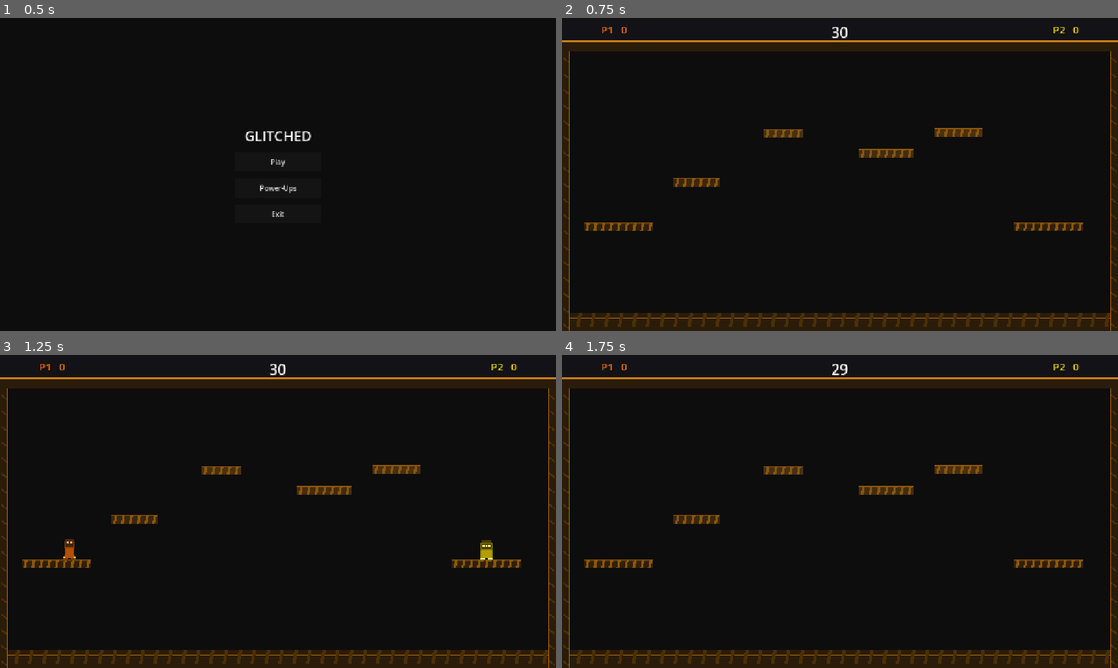
Above: before the commit, frames 1-4 (two rows, left to right).
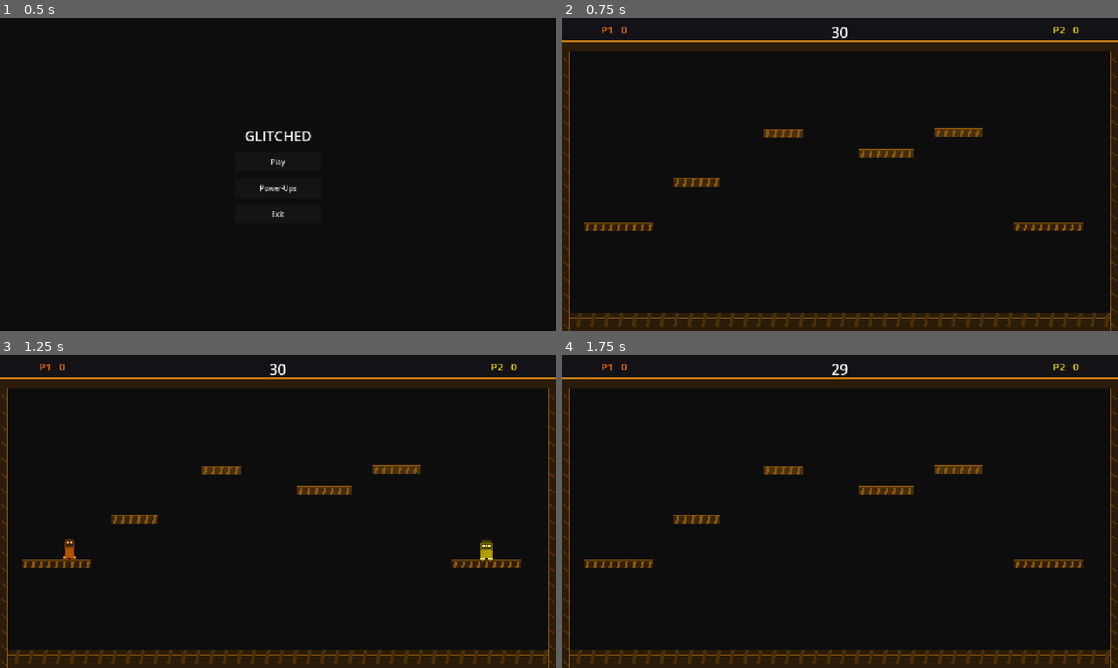
Above: after the commit, the same moments.

Repository: sfw185/Glitched
Game: Godot game, scene res://scenes/MainMenu.tscn
Two runs of this game, one before a commit and one after it. Both use one fixed random seed, a clock stepped at 60 frames per second and the inputs below.
Inputs:
- Up to frame 1 (0.5 s): no input
- Up to frame 2 (0.75 s): click "Play" at 0.5 s
- Up to frame 3 (1.25 s): no input
- Up to frame 4 (1.75 s): tap Enter at 1.25 s

Frame 1 is identical in both runs. In frame 2, less than 0.1% of the frame differs, in the area x 4-94%, y 35-66%; in frame 3, less than 0.1%; in frame 4, less than 0.1%.

Commit message:
Fixing framerate, adding pause menu

Diff:
--- a/project.godot
+++ b/project.godot
@@ -69,6 +69,11 @@
 "events": [Object(InputEventKey,"resource_local_to_scene":false,"resource_name":"","device":-1,"window_id":0,"alt_press …(195 unchanged characters)…
 ]
 }
+pause={
+"deadzone": 0.5,
+"events": [Object(InputEventKey,"resource_local_to_scene":false,"resource_name":"","device":-1,"window_id":0,"alt_pressed":false,"shift_pressed":false,"ctrl_pressed":false,"meta_pressed":false,"pressed":false,"keycode":0,"physical_keycode":4194305,"key_label":0,"unicode":0,"location":0,"echo":false,"script":null)
+]
+}
 
 [rendering]
 
--- a/scripts/game_manager.gd
+++ b/scripts/game_manager.gd
@@ -65,12 +65,21 @@
 static var _snd_round_start: AudioStreamWAV
 static var _snd_eliminate: AudioStreamWAV
 
-# Preload player script to access its enums/statics
+# Preload player script for enum/static access
 const PlayerScript = preload("res://scripts/player.gd")
+
+# Theme colours — cached from LevelGenerator in _ready() to avoid cyclic preload
+var _theme_accent: Color
+var _theme_dark: Color
 
 
 func _ready() -> void:
 	add_to_group("game_manager")
+
+	# Cache theme colours from LevelGenerator (avoids cyclic preload)
+	var lg_script = load("res://scripts/level_generator.gd")
+	_theme_accent = lg_script.theme_accent
+	_theme_dark   = lg_script.theme_dark
 
 	if _scores.size() == 0 or _scored_player_count != player_count:
 		_scores = []
@@ -93,6 +102,12 @@
 	add_child(_audio)
 
 	_play_sound(_snd_round_start)
+
+	# Pause menu — lives as a child, handles its own ESC input
+	var pause_menu_script = preload("res://scripts/pause_menu.gd")
+	var pause_menu := CanvasLayer.new()
+	pause_menu.set_script(pause_menu_script)
+	add_child(pause_menu)
 
 
 func _exit_tree() -> void:
@@ -191,7 +206,7 @@
 	if _phase_timer >= SHRINK_DURATION:
 		if not _shrink_locked:
 			_shrink_locked = true
-			var accent: Color = preload("res://scripts/level_generator.gd").theme_accent
+			var accent: Color = _theme_accent
 			_left_wall.color  = accent
 			_right_wall.color = accent
 			_update_danger_zone_visuals(false)
@@ -261,7 +276,7 @@
 
 func _setup_hud() -> void:
 	var hud: CanvasLayer = get_node("../HUD")
-	var accent: Color = preload("res://scripts/level_generator.gd").theme_accent
+	var accent: Color = _theme_accent
 
 	# HUD bar background
 	var bg := ColorRect.new()
@@ -361,9 +376,8 @@
 
 func _setup_danger_zones() -> void:
 	var hud: CanvasLayer = get_node("../HUD")
-	var LevelGen = preload("res://scripts/level_generator.gd")
-	var accent: Color = LevelGen.theme_accent
-	var dark: Color   = LevelGen.theme_dark
+	var accent: Color = _theme_accent
+	var dark: Color   = _theme_dark
 	var ov_col := Color(dark.r, dark.g, dark.b, 0.94)
 
 	_left_overlay  = _make_danger_rect(hud, ov_col)
@@ -400,7 +414,7 @@
 	_set_danger_zones_visible(true)
 
 	if pulse:
-		var a: Color = preload("res://scripts/level_generator.gd").theme_accent
+		var a: Color = _theme_accent
 		var p: float = 0.50 + 0.50 * sin(_phase_timer * PI * 4.0)
 		_left_wall.color  = Color(a.r * p, a.g * p, a.b * p, 1.0)
 		_right_wall.color = _left_wall.color
--- a/scripts/level_generator.gd
+++ b/scripts/level_generator.gd
@@ -123,14 +123,16 @@
 		Vector2(-hw, -10), Vector2(hw, -10), Vector2(hw, 10), Vector2(-hw, 10)])
 	body.add_child(base_poly)
 
-	# Theme-specific decorations
+	# Theme-specific decorations — batched to reduce node count
+	var batch := RectBatch.new(body)
 	match current_theme:
 		LevelTheme.CIRCUIT:
-			_decorate_circuit(body, hw, td_accent)
+			_decorate_circuit(batch, hw, td_accent)
 		LevelTheme.PULSE:
-			_decorate_pulse(body, hw, td_accent)
+			_decorate_pulse(batch, hw, td_accent)
 		LevelTheme.HAZARD:
-			_decorate_hazard(body, hw, td_accent)
+			_decorate_hazard(batch, hw, td_accent)
+	batch.flush()
 
 	add_child(body)
 	_last_y = cy
@@ -141,57 +143,53 @@
 # =========================================================================
 
 ## Circuit board: top edge glow, horizontal trace, via pads.
-static func _decorate_circuit(body: Node, hw: float, accent: Color) -> void:
+static func _decorate_circuit(batch: RectBatch, hw: float, accent: Color) -> void:
 	var dim := _dim_accent(accent, 0.65)
-	_add_rect(body, -hw, -10.0, hw * 2.0, 2.0, dim)
+	batch.add(-hw, -10.0, hw * 2.0, 2.0, dim)
 
 	if hw < 24.0:
 		return
 
-	_add_rect(body, -hw + 8.0, -6.0, hw * 2.0 - 16.0, 1.5, dim)
+	batch.add(-hw + 8.0, -6.0, hw * 2.0 - 16.0, 1.5, dim)
 
 	var spacing: float = maxf(18.0, (hw * 2.0 - 20.0) / 4.0)
 	var vx: float = -hw + 10.0
 	while vx < hw - 6.0:
-		_add_rect(body, vx - 2.5, -8.0, 5.0, 5.0, accent)
+		batch.add(vx - 2.5, -8.0, 5.0, 5.0, accent)
 		vx += spacing
 
-	# Corner L-brackets
-	_add_rect(body, -hw,      -10.0, 5.0, 2.0, accent)
-	_add_rect(body, -hw,      -10.0, 2.0, 5.0, accent)
-	_add_rect(body,  hw - 5.0, -10.0, 5.0, 2.0, accent)
-	_add_rect(body,  hw - 2.0, -10.0, 2.0, 5.0, accent)
+	batch.add(-hw,      -10.0, 5.0, 2.0, accent)
+	batch.add(-hw,      -10.0, 2.0, 5.0, accent)
+	batch.add( hw - 5.0, -10.0, 5.0, 2.0, accent)
+	batch.add( hw - 2.0, -10.0, 2.0, 5.0, accent)
 
 
 ## Pulse / scan: evenly-spaced vertical bright lines.
-static func _decorate_pulse(body: Node, hw: float, accent: Color) -> void:
-	_add_rect(body, -hw, -10.0, hw * 2.0, 2.0, _dim_accent(accent, 0.55))
+static func _decorate_pulse(batch: RectBatch, hw: float, accent: Color) -> void:
+	batch.add(-hw, -10.0, hw * 2.0, 2.0, _dim_accent(accent, 0.55))
 
 	var sx: float = -hw + 7.0
 	var tick: int = 0
 	while sx < hw - 3.0:
-		_add_rect(body, sx, -10.0, 2.0, 20.0, _dim_accent(accent, 0.25))
+		batch.add(sx, -10.0, 2.0, 20.0, _dim_accent(accent, 0.25))
 		if tick % 2 == 0:
-			_add_rect(body, sx, -10.0, 2.0, 4.0, accent)
+			batch.add(sx, -10.0, 2.0, 4.0, accent)
 		sx += 14.0
 		tick += 1
 
 
 ## Hazard: amber diagonal chevrons.
-static func _decorate_hazard(body: Node, hw: float, accent: Color) -> void:
+static func _decorate_hazard(batch: RectBatch, hw: float, accent: Color) -> void:
 	var dim := _dim_accent(accent, 0.55)
-	_add_rect(body, -hw, -10.0, hw * 2.0, 2.0, dim)
-	_add_rect(body, -hw,  -7.0, hw * 2.0, 1.0, _dim_accent(accent, 0.30))
+	batch.add(-hw, -10.0, hw * 2.0, 2.0, dim)
+	batch.add(-hw,  -7.0, hw * 2.0, 1.0, _dim_accent(accent, 0.30))
 
 	const SLASH_W: float = 6.0
 	var sx: float = -hw + 4.0
 	while sx < hw - 2.0:
-		var poly := Polygon2D.new()
-		poly.color = dim
-		poly.polygon = PackedVector2Array([
+		batch.add_poly(PackedVector2Array([
 			Vector2(sx + 4.0, -10.0), Vector2(sx + 4.0 + SLASH_W, -10.0),
-			Vector2(sx + SLASH_W,  10.0), Vector2(sx,               10.0)])
-		body.add_child(poly)
+			Vector2(sx + SLASH_W,  10.0), Vector2(sx,               10.0)]), dim)
 		sx += 18.0
 
 
@@ -199,6 +197,59 @@
 # Utility
 # =========================================================================
 
+## Batched rect collector — groups quads by colour, flushes as one Polygon2D
+## per colour.  Dramatically reduces node count for decorations.
+class RectBatch:
+	var _buckets: Dictionary = {}  # Color → PackedVector2Array
+	var _parent: Node
+
+	func _init(parent: Node) -> void:
+		_parent = parent
+
+	func add(x: float, y: float, w: float, h: float, col: Color) -> void:
+		if not _buckets.has(col):
+			_buckets[col] = PackedVector2Array()
+		var buf: PackedVector2Array = _buckets[col]
+		# Append two triangles forming a quad (Polygon2D renders as triangle fan
+		# per polygon, so we use the polygons array later).
+		buf.append(Vector2(x, y))
+		buf.append(Vector2(x + w, y))
+		buf.append(Vector2(x + w, y + h))
+		buf.append(Vector2(x, y + h))
+
+	func add_poly(pts: PackedVector2Array, col: Color) -> void:
+		if not _buckets.has(col):
+			_buckets[col] = PackedVector2Array()
+		var buf: PackedVector2Array = _buckets[col]
+		for p in pts:
+			buf.append(p)
+		# separator — add a degenerate point to break the polygon
+		buf.append(pts[0])
+
+	func flush() -> void:
+		for col in _buckets:
+			var verts: PackedVector2Array = _buckets[col]
+			if verts.size() == 0:
+				continue
+			# Build index arrays for each quad (4 verts each)
+			var poly_indices: Array = []
+			var i: int = 0
+			while i + 3 <= verts.size():
+				# Check if this is a 4-vert quad or part of add_poly (5 verts with separator)
+				poly_indices.append(PackedInt32Array([i, i+1, i+2, i+3]))
+				i += 4
+				# Skip separator vertex from add_poly
+				if i < verts.size() and i > 0 and verts[i] == verts[i - 4]:
+					i += 1
+			var p := Polygon2D.new()
+			p.color = col
+			p.polygon = verts
+			p.polygons = poly_indices
+			_parent.add_child(p)
+		_buckets.clear()
+
+
+# Legacy single-rect helper — still used for one-off calls
 static func _add_rect(parent: Node, x: float, y: float, w: float, h: float, col: Color) -> void:
 	var poly := Polygon2D.new()
 	poly.color = col
@@ -225,88 +276,92 @@
 	# ---- Ground ----
 	(level.get_node("Ground/Visual") as Polygon2D).color = td_dark
 	var ground: Node2D = level.get_node("Ground")
-	_add_rect(ground, -640.0, -10.0, 1280.0, 2.0, edge)
-	_decorate_ground_surface(ground, td)
+	var gb := RectBatch.new(ground)
+	gb.add(-640.0, -10.0, 1280.0, 2.0, edge)
+	_decorate_ground_surface(gb, td)
+	gb.flush()
 
 	# ---- Left boundary strip ----
 	var wall_l: Node2D = level.get_node("WallLeft")
-	_add_rect(wall_l,  2.0, -460.0, 18.0, 920.0, td_dark)
-	_add_rect(wall_l, 18.0, -460.0,  2.0, 920.0, edge)
-	_decorate_wall_surface(wall_l, td, 2.0, 18.0, 920.0, -460.0)
+	var lb := RectBatch.new(wall_l)
+	lb.add( 2.0, -460.0, 18.0, 920.0, td_dark)
+	lb.add(18.0, -460.0,  2.0, 920.0, edge)
+	_decorate_wall_surface(lb, td, 2.0, 18.0, 920.0, -460.0)
+	lb.flush()
 
 	# ---- Right boundary strip ----
 	var wall_r: Node2D = level.get_node("WallRight")
-	_add_rect(wall_r, -20.0, -460.0, 18.0, 920.0, td_dark)
-	_add_rect(wall_r, -20.0, -460.0,  2.0, 920.0, edge)
-	_decorate_wall_surface(wall_r, td, -20.0, 18.0, 920.0, -460.0)
+	var rb := RectBatch.new(wall_r)
+	rb.add(-20.0, -460.0, 18.0, 920.0, td_dark)
+	rb.add(-20.0, -460.0,  2.0, 920.0, edge)
+	_decorate_wall_surface(rb, td, -20.0, 18.0, 920.0, -460.0)
+	rb.flush()
 
 	# ---- Ceiling ----
 	var ceil: Node2D = level.get_node("Ceiling")
-	_add_rect(ceil, -680.0, 20.0, 1360.0, 22.0, td_dark)
-	_add_rect(ceil, -680.0, 20.0, 1360.0,  2.0, edge)
-
-
-func _decorate_ground_surface(ground: Node2D, td: Array) -> void:
+	var cb := RectBatch.new(ceil)
+	cb.add(-680.0, 20.0, 1360.0, 22.0, td_dark)
+	cb.add(-680.0, 20.0, 1360.0,  2.0, edge)
+	cb.flush()
+
+
+func _decorate_ground_surface(batch: RectBatch, td: Array) -> void:
 	var td_accent: Color = td[2]
 	match current_theme:
 		LevelTheme.CIRCUIT:
-			_add_rect(ground, -620.0, -7.0, 1240.0, 1.5, _dim_accent(td_accent, 0.55))
+			batch.add(-620.0, -7.0, 1240.0, 1.5, _dim_accent(td_accent, 0.55))
 			var vx: float = -600.0
 			while vx < 600.0:
-				_add_rect(ground, vx - 3.0, -10.0, 6.0, 5.0, td_accent)
+				batch.add(vx - 3.0, -10.0, 6.0, 5.0, td_accent)
 				vx += 80.0
 
 		LevelTheme.PULSE:
 			var sx: float = -630.0
 			while sx < 630.0:
-				_add_rect(ground, sx, -20.0, 2.0, 30.0, _dim_accent(td_accent, 0.22))
+				batch.add(sx, -20.0, 2.0, 30.0, _dim_accent(td_accent, 0.22))
 				sx += 20.0
 			sx = -630.0
 			while sx < 630.0:
-				_add_rect(ground, sx, -20.0, 2.0, 5.0, _dim_accent(td_accent, 0.70))
+				batch.add(sx, -20.0, 2.0, 5.0, _dim_accent(td_accent, 0.70))
 				sx += 80.0
 
 		LevelTheme.HAZARD:
 			var sx: float = -640.0
 			while sx < 640.0:
-				var poly := Polygon2D.new()
-				poly.color = _dim_accent(td_accent, 0.30)
-				poly.polygon = PackedVector2Array([
+				batch.add_poly(PackedVector2Array([
 					Vector2(sx + 6.0, -20.0), Vector2(sx + 14.0, -20.0),
-					Vector2(sx + 8.0,  10.0), Vector2(sx,         10.0)])
-				ground.add_child(poly)
+					Vector2(sx + 8.0,  10.0), Vector2(sx,         10.0)]),
+					_dim_accent(td_accent, 0.30))
 				sx += 32.0
 
 
-func _decorate_wall_surface(wall: Node2D, td: Array,
+func _decorate_wall_surface(batch: RectBatch, td: Array,
 		x0: float, strip_w: float, strip_h: float, y0: float) -> void:
 	var td_accent: Color = td[2]
 	match current_theme:
 		LevelTheme.CIRCUIT:
 			var ty: float = y0 + 30.0
 			while ty < y0 + strip_h - 10.0:
-				_add_rect(wall, x0 + 2.0, ty, strip_w - 4.0, 1.5, _dim_accent(td_accent, 0.55))
+				batch.add(x0 + 2.0, ty, strip_w - 4.0, 1.5, _dim_accent(td_accent, 0.55))
 				ty += 60.0
 			ty = y0 + 30.0
 			while ty < y0 + strip_h - 10.0:
-				_add_rect(wall, x0 + strip_w / 2.0 - 3.0, ty - 3.0, 6.0, 6.0, td_accent)
+				batch.add(x0 + strip_w / 2.0 - 3.0, ty - 3.0, 6.0, 6.0, td_accent)
 				ty += 120.0
 
 		LevelTheme.PULSE:
 			var ty: float = y0 + 20.0
 			while ty < y0 + strip_h - 10.0:
-				_add_rect(wall, x0 + 2.0, ty, strip_w - 4.0, 2.0, _dim_accent(td_accent, 0.40))
+				batch.add(x0 + 2.0, ty, strip_w - 4.0, 2.0, _dim_accent(td_accent, 0.40))
 				ty += 28.0
 
 		LevelTheme.HAZARD:
 			var ty: float = y0 + 10.0
 			while ty < y0 + strip_h - 20.0:
-				var poly := Polygon2D.new()
-				poly.color = _dim_accent(td_accent, 0.32)
-				poly.polygon = PackedVector2Array([
+				batch.add_poly(PackedVector2Array([
 					Vector2(x0 + 2.0,          ty),
 					Vector2(x0 + strip_w - 2.0, ty + 10.0),
 					Vector2(x0 + strip_w - 2.0, ty + 14.0),
-					Vector2(x0 + 2.0,           ty +  4.0)])
-				wall.add_child(poly)
+					Vector2(x0 + 2.0,           ty +  4.0)]),
+					_dim_accent(td_accent, 0.32))
 				ty += 36.0
--- /dev/null
+++ b/scripts/pause_menu.gd
@@ -0,0 +1,148 @@
+extends CanvasLayer
+
+## In-game pause menu — ESC to toggle.
+## Builds its own UI at runtime so there's no separate .tscn to maintain.
+## process_mode = ALWAYS so input works while the tree is paused.
+
+var _panel: Control
+
+
+func _ready() -> void:
+	process_mode = Node.PROCESS_MODE_ALWAYS
+	layer = 100  # render above everything
+	_build_ui()
+	hide_menu()
+
+
+func _unhandled_input(event: InputEvent) -> void:
+	if event.is_action_pressed("pause"):
+		if _panel.visible:
+			hide_menu()
+		else:
+			show_menu()
+		get_viewport().set_input_as_handled()
+
+
+func show_menu() -> void:
+	_panel.visible = true
+	get_tree().paused = true
+
+
+func hide_menu() -> void:
+	_panel.visible = false
+	get_tree().paused = false
+
+
+# =========================================================================
+# UI construction
+# =========================================================================
+
+func _build_ui() -> void:
+	_panel = Control.new()
+	_panel.set_anchors_preset(Control.PRESET_FULL_RECT)
+	add_child(_panel)
+
+	# Semi-transparent overlay
+	var overlay := ColorRect.new()
+	overlay.color = Color(0.0, 0.0, 0.0, 0.70)
+	overlay.set_anchors_preset(Control.PRESET_FULL_RECT)
+	overlay.mouse_filter = Control.MOUSE_FILTER_STOP  # block clicks through
+	_panel.add_child(overlay)
+
+	# Centred content box
+	var center := CenterContainer.new()
+	center.set_anchors_preset(Control.PRESET_FULL_RECT)
+	_panel.add_child(center)
+
+	var vbox := VBoxContainer.new()
+	vbox.add_theme_constant_override("separation", 10)
+	center.add_child(vbox)
+
+	# ---- Title ----
+	_add_label(vbox, "PAUSED", 36, Color(0.85, 0.85, 0.85), HORIZONTAL_ALIGNMENT_CENTER)
+	_add_spacer(vbox, 8)
+
+	# ---- Controls section ----
+	_add_label(vbox, "CONTROLS", 20, Color(0.55, 0.80, 1.00), HORIZONTAL_ALIGNMENT_CENTER)
+	_add_spacer(vbox, 2)
+
+	var controls_grid := GridContainer.new()
+	controls_grid.columns = 2
+	controls_grid.add_theme_constant_override("h_separation", 40)
+	controls_grid.add_theme_constant_override("v_separation", 4)
+	vbox.add_child(controls_grid)
+
+	# Player 1
+	_add_label(controls_grid, "Player 1", 16, Color(0.60, 0.60, 0.65))
+	_add_label(controls_grid, "Player 2", 16, Color(0.60, 0.60, 0.65))
+
+	_add_label(controls_grid, "A / D   Move", 14, Color(0.80, 0.80, 0.85))
+	_add_label(controls_grid, "Arrow Left / Right   Move", 14, Color(0.80, 0.80, 0.85))
+
+	_add_label(controls_grid, "W  or  Space   Jump", 14, Color(0.80, 0.80, 0.85))
+	_add_label(controls_grid, "Arrow Up   Jump", 14, Color(0.80, 0.80, 0.85))
+
+	_add_label(controls_grid, "S   Fast-fall / Ground Pound", 14, Color(0.80, 0.80, 0.85))
+	_add_label(controls_grid, "Arrow Down   Fast-fall / Ground Pound", 14, Color(0.80, 0.80, 0.85))
+
+	_add_spacer(vbox, 6)
+
+	# ---- Tips section ----
+	_add_label(vbox, "HOW TO PLAY", 20, Color(0.55, 0.80, 1.00), HORIZONTAL_ALIGNMENT_CENTER)
+	_add_spacer(vbox, 2)
+
+	var tips: Array[String] = [
+		"Land on your opponent's head to eliminate them.",
+		"Double-jump: press jump again in mid-air.",
+		"After 30s the arena starts shrinking — stay inside!",
+		"Power-ups are granted every 10s and stack permanently.",
+		"Shield absorbs one hit. Ground Pound slams down with the down key.",
+		"First to 5 round wins takes the match.",
+	]
+	for tip in tips:
+		_add_label(vbox, tip, 14, Color(0.65, 0.65, 0.70), HORIZONTAL_ALIGNMENT_CENTER)
+
+	_add_spacer(vbox, 10)
+
+	# ---- Buttons ----
+	var btn_row := HBoxContainer.new()
+	btn_row.alignment = BoxContainer.ALIGNMENT_CENTER
+	btn_row.add_theme_constant_override("separation", 20)
+	vbox.add_child(btn_row)
+
+	var resume_btn := Button.new()
+	resume_btn.text = "Resume"
+	resume_btn.custom_minimum_size = Vector2(140, 40)
+	resume_btn.pressed.connect(hide_menu)
+	btn_row.add_child(resume_btn)
+
+	var quit_btn := Button.new()
+	quit_btn.text = "Quit to Menu"
+	quit_btn.custom_minimum_size = Vector2(140, 40)
+	quit_btn.pressed.connect(_on_quit_pressed)
+	btn_row.add_child(quit_btn)
+
+	_add_spacer(vbox, 4)
+	_add_label(vbox, "ESC to resume", 13, Color(0.40, 0.40, 0.45), HORIZONTAL_ALIGNMENT_CENTER)
+
+
+func _on_quit_pressed() -> void:
+	get_tree().paused = false
+	get_tree().change_scene_to_file("res://scenes/MainMenu.tscn")
+
+
+func _add_label(parent: Node, text: String, size: int, color: Color,
+		align: int = HORIZONTAL_ALIGNMENT_LEFT) -> Label:
+	var l := Label.new()
+	l.text = text
+	l.add_theme_font_size_override("font_size", size)
+	l.add_theme_color_override("font_color", color)
+	l.horizontal_alignment = align
+	parent.add_child(l)
+	return l
+
+
+func _add_spacer(parent: Node, height: float) -> void:
+	var s := Control.new()
+	s.custom_minimum_size = Vector2(0, height)
+	parent.add_child(s)
--- a/scripts/player.gd
+++ b/scripts/player.gd
@@ -121,6 +121,7 @@
 # ---- Animated skin pattern ----
 var _pattern_time: float     = 0.0
 var _pattern_polys: Array[Polygon2D] = []
+var _pattern_buffers: Array[PackedVector2Array] = []  # pre-allocated polygon buffers
 
 # ---- Robot legs (wheels) ----
 var _left_thigh: Polygon2D
@@ -529,7 +530,11 @@
 					p.position = Vector2(xs[c], ys[r])
 					_pattern_polys.append(p)
 
+	# Pre-allocate polygon buffers (4 verts each) so _update_pattern can mutate in-place
+	_pattern_buffers = []
 	for p in _pattern_polys:
+		var buf := PackedVector2Array(p.polygon)  # copy initial polygon
+		_pattern_buffers.append(buf)
 		_body_root.add_child(p)
 
 
@@ -548,24 +553,32 @@
 	const BH: float = 40.0
 
 	match _pattern_choice:
-		0:  # PULSE
+		0:  # PULSE — colour-only, no polygon change
 			var a: float = (sin(_pattern_time * 2.4) * 0.5 + 0.5) * 0.22
 			_pattern_polys[0].color = Color(ac.r, ac.g, ac.b, a)
-		1:  # SCANLINES
+		1:  # SCANLINES — mutate cached buffers in-place
 			var spacing: float = BH / _pattern_polys.size()
 			for i in range(_pattern_polys.size()):
 				var y: float = BT + fmod(_pattern_time * 20.0 + i * spacing, BH)
-				_pattern_polys[i].polygon = PackedVector2Array([
-					Vector2(-BW,y), Vector2(BW,y), Vector2(BW,y+2.5), Vector2(-BW,y+2.5)])
-		2:  # SWEEP
+				var buf := _pattern_buffers[i]
+				buf[0] = Vector2(-BW, y)
+				buf[1] = Vector2( BW, y)
+				buf[2] = Vector2( BW, y + 2.5)
+				buf[3] = Vector2(-BW, y + 2.5)
+				_pattern_polys[i].polygon = buf
+		2:  # SWEEP — mutate cached buffers in-place
 			for i in range(_pattern_polys.size()):
 				var phase: float = fmod(_pattern_time * 0.65 + i * 0.5, 1.0)
 				var x: float = lerpf(-BW, BW, phase)
 				var a: float = sin(phase * PI) * 0.60
-				_pattern_polys[i].polygon = PackedVector2Array([
-					Vector2(x-1.5,BT), Vector2(x+1.5,BT), Vector2(x+1.5,BB), Vector2(x-1.5,BB)])
+				var buf := _pattern_buffers[i]
+				buf[0] = Vector2(x - 1.5, BT)
+				buf[1] = Vector2(x + 1.5, BT)
+				buf[2] = Vector2(x + 1.5, BB)
+				buf[3] = Vector2(x - 1.5, BB)
+				_pattern_polys[i].polygon = buf
 				_pattern_polys[i].color = Color(ac.r, ac.g, ac.b, a)
-		3:  # GRID
+		3:  # GRID — colour-only, no polygon change
 			for i in range(_pattern_polys.size()):
 				var a: float = (sin(_pattern_time * 2.1 + i * 0.72) * 0.5 + 0.5) * 0.75 + 0.05
 				_pattern_polys[i].color = Color(ac.r, ac.g, ac.b, a)
Not shown, added: scripts/pause_menu.gd.uid
